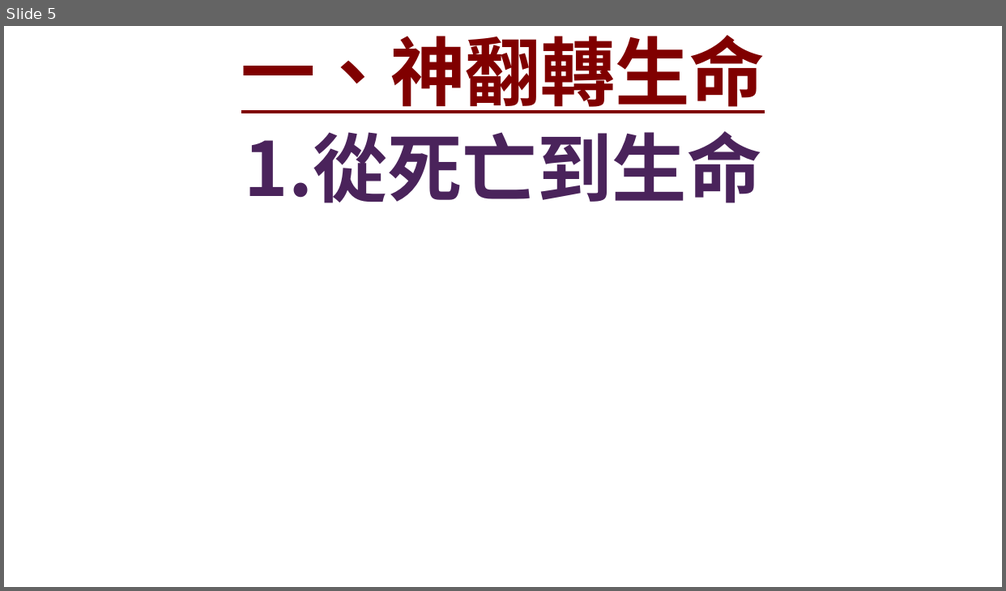
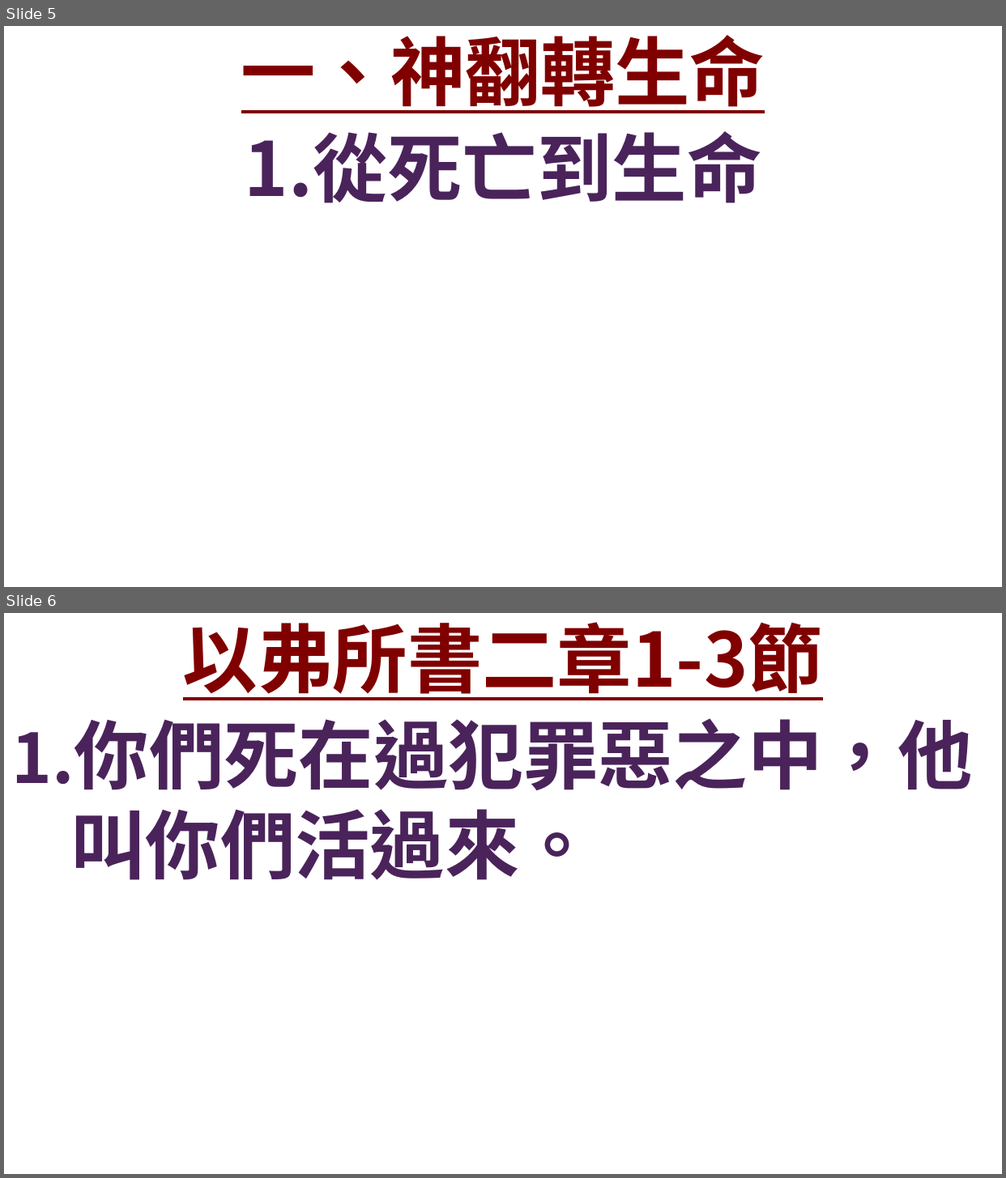
Before and after one commit to Rye-GT500/FaithSlide, a slide deck: template.pptx. Shown one above the other, each under a label of ours: slide 5 before the commit, slides 5 and 6 after it. The pictures are 1006x591 and 1006x1178 pixels, drawn with LibreOffice and Linux fonts; fonts in the diff are those of the drawing; background and template pictures are left out. Boxes give left, top, right and bottom in pixels: in the first picture for what was removed or moved away, otherwise in the second. Text is boxed around its words. In the diff, an @@ line names an element or a change of style, - is before the commit and + after.

```diff
--- a/template.pptx
+++ b/template.pptx
@@ slide 6 added at [4, 613, 1002, 1174], background picture (left out) @@
@@ title added at [183, 622, 823, 700], 72 pt, text #800000, bold, underline @@
+以弗所書二章1-3節
@@ text added at [11, 718, 973, 880], 72 pt, text #4A235B, bold @@
+1.你們死在過犯罪惡之中，他叫你們活過來。
```
Also in this commit, not shown: 1 slide removed, 3 other files.
